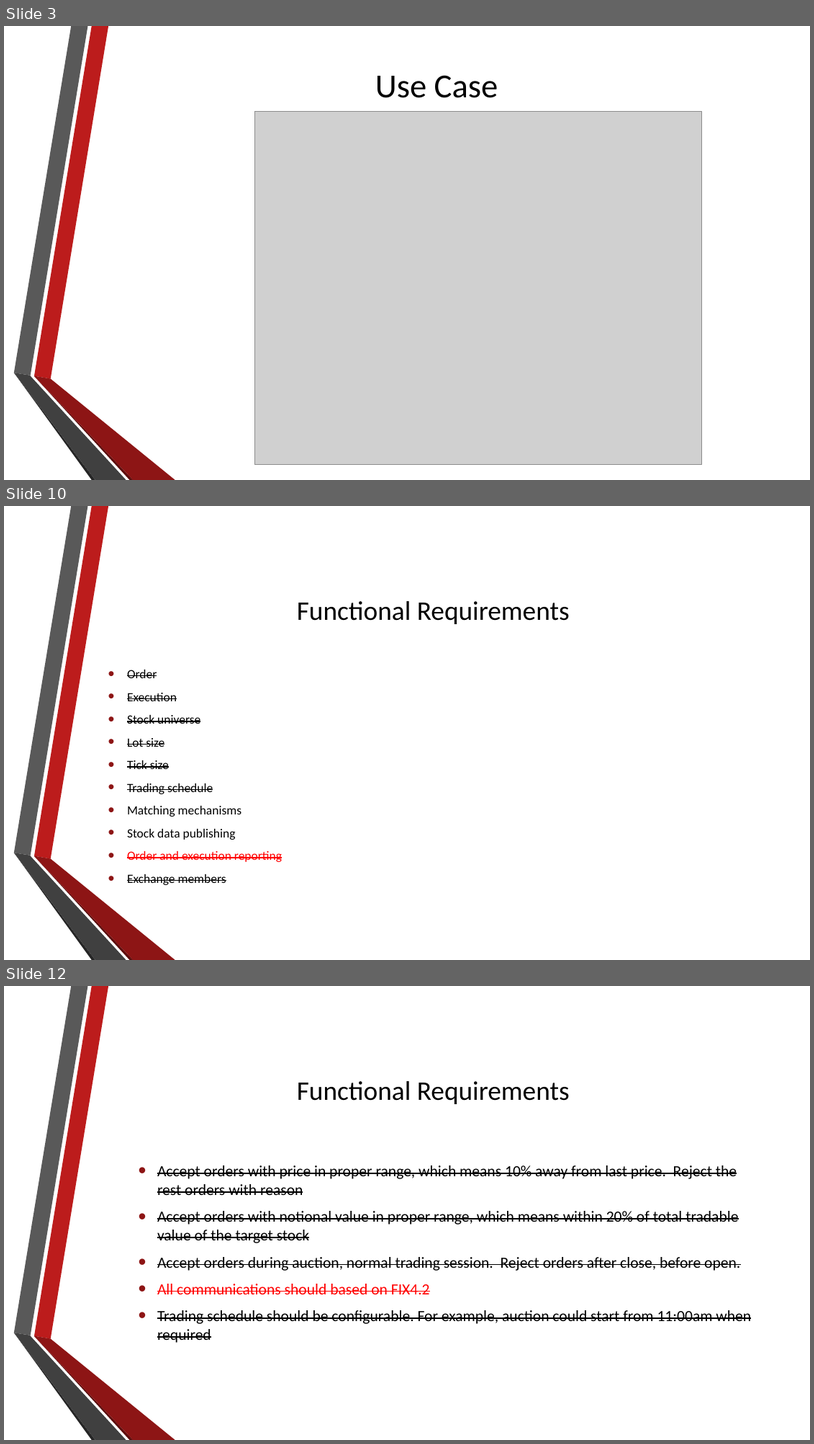
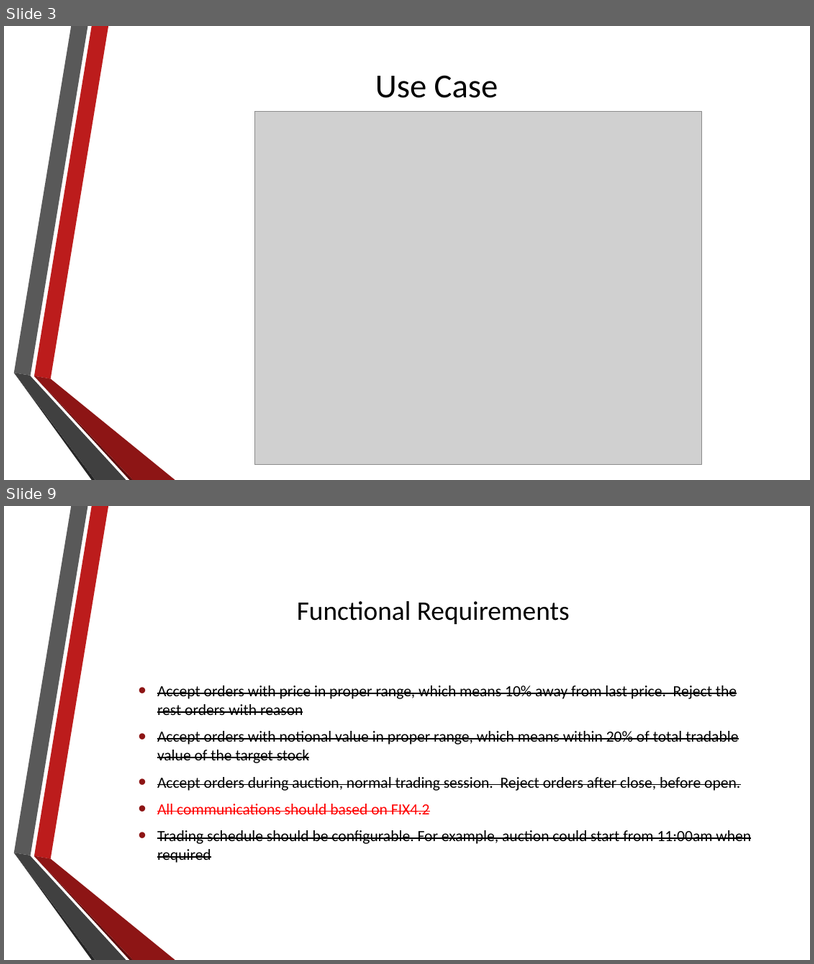
Before and after one commit to agoscinski/FinanceServiceComputing, a slide deck: presentations/ExchangeSimulator2.pptx. Shown one above the other, each under a label of ours: slides 3, 10 and 12 before the commit, slides 3 and 9 after it; the slides between them are not shown. The pictures are 814x1444 and 814x964 pixels, drawn with LibreOffice and Linux fonts; fonts in the diff are those of the drawing; grey boxes stand for pictures; background and template pictures are left out. Boxes give left, top, right and bottom in pixels: in the first picture for what was removed or moved away, otherwise in the second. Text is boxed around its words. In the diff, an @@ line names an element or a change of style, - is before the commit and + after.

```diff
--- a/presentations/ExchangeSimulator2.pptx
+++ b/presentations/ExchangeSimulator2.pptx
@@ slide 10 removed at (4, 506, 810, 960), background picture (left out); not listed: 6 template elements that a slide beside it also shows @@
@@ title removed at (297, 601, 570, 624) @@
-Functional Requirements
@@ text removed at (127, 692, 282, 885) @@
-• Order
-• Execution
-• Stock universe
-• Lot size
-• Tick size
-• Trading schedule
-• Matching mechanisms
-• Stock data publishing
-• Order and execution reporting
-• Exchange members
@@ what was slide 12 is now slide 9 @@
```
Also in this commit, not shown: 2 slides changed, 8 other slides removed.
